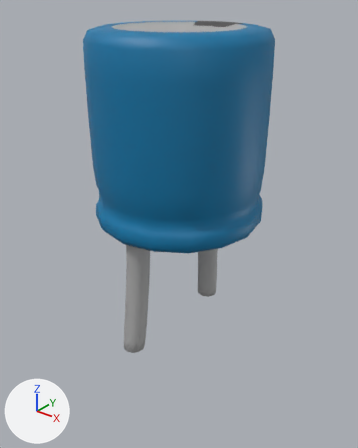
The FBX model Assets/Meshes/capacitor1.fbx: old version first, new version second.
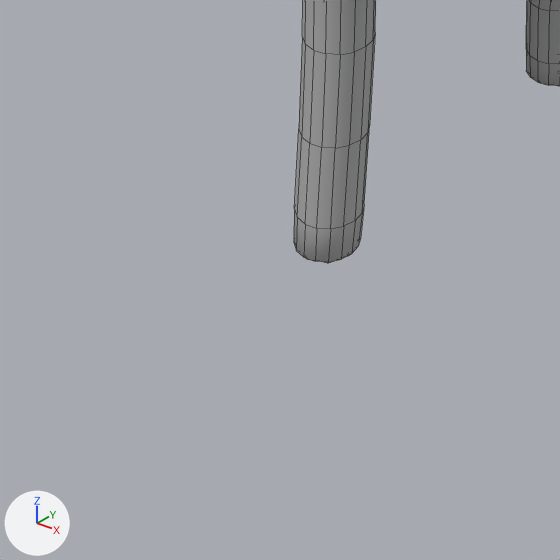
Old and new are each drawn whole from a 50 mm lens placed at (0.998, -1.246, 0.892), pointed at (-0.008, 0.011, 0.113) and again close up on the part from 8% to 58% of the width and 60% to 100% of the height. Arrows for +X, +Y and +Z are at lower left; the lights stay in place. The close-ups show mesh edges as thin lines.

The older version as bpy lines, for what is in view:
```python
me_cylinder_219 = bpy.data.meshes.new('Cylinder.219')
me_cylinder_219.from_pydata(...)  # 388 vertices, 384 faces; spans x -0.045..0.045, y -0.286..0.226, z -0.277..0.325
me_cylinder_219.materials.append(mat_silver_pins_007)  # grey #adadad
ob_legsb = bpy.data.objects.new('LegsB', me_cylinder_219)
ob_legsb.location = (0.0, 0.0, 0.0)
```
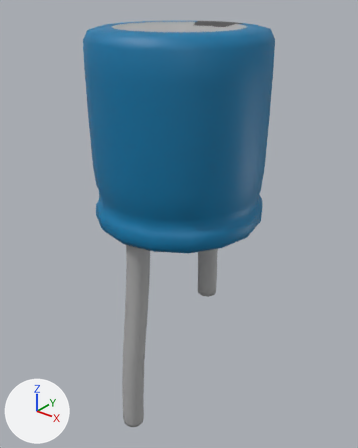
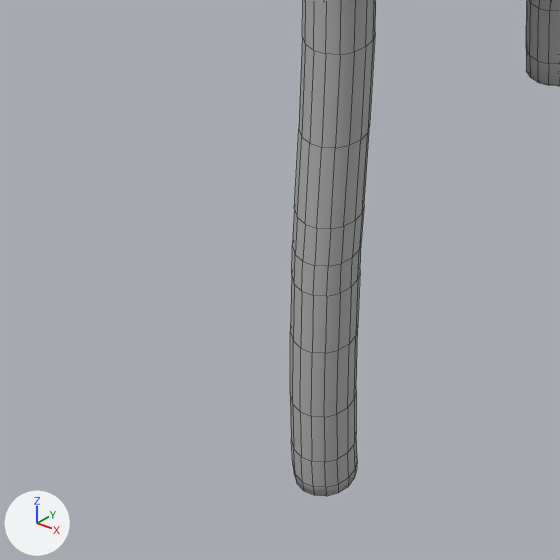
Pixel boxes (x1, y1, x2, y2) of what changed, in the close-ups (560 x 560 px):
'LegsB', reshaped: before (294, 0, 560, 263); after (290, 0, 560, 496)
part 1 of me_cylinder_219, built on: before (294, 207, 364, 263); after (290, 207, 364, 496)

What changed in the scene script:
```text
Change me_cylinder_219:
    used by ob_legsb; location = (0.0, 0.0, 0.0)
    remove me_cylinder_219.from_pydata(...)  # 388 vertices, 384 faces; spans x -0.045..0.045, y -0.286..0.226, z -0.277..0.325
    add me_cylinder_219.from_pydata(...)  # 484 vertices, 480 faces; spans x -0.045..0.045, y -0.309..0.226, z -0.615..0.325
    me_cylinder_219 part 1
    9 vertices are removed from x -0.037..0.027, y -0.281..-0.217, z -0.277
    24 faces are deleted
    24 vertices move from x -0.043..0.033, y -0.286..-0.209, z -0.277..-0.271 to x -0.045..0.034, y -0.288..-0.209, z -0.316..-0.276
    49 vertices are added at x -0.045..0.034, y -0.308..-0.232, z -0.615..-0.487
    8 new vertices lie (0.0, -0.004, -0.04) away from vertices in x -0.043..0.033, y -0.286..-0.209, z -0.271
    11 new vertices lie (0.0, -0.007, -0.079) away from vertices in x -0.045..0.034, y -0.28..-0.213, z -0.316..-0.277
    7 new vertices lie (0.0, -0.007, -0.092) away from vertices in x -0.042..0.031, y -0.287..-0.22, z -0.395
    5 new vertices lie (0.0, -0.008, -0.079) away from vertices in x -0.033..0.022, y -0.291..-0.224, z -0.316..-0.277
    5 new vertices lie (0.0, -0.007, -0.092) away from vertices in x -0.033..0.022, y -0.299..-0.232, z -0.395
    10 new vertices lie (0.0, -0.003, -0.07) away from vertices in x -0.033..0.022, y -0.306..-0.227, z -0.487
    5 new vertices lie (0.0, -0.001, -0.04) away from vertices in x -0.033..0.022, y -0.297..-0.23, z -0.557
    5 new vertices lie (0.0, 0.0, -0.04) away from vertices in x -0.033..0.022, y -0.309..-0.242, z -0.557
    120 new faces join them
```
